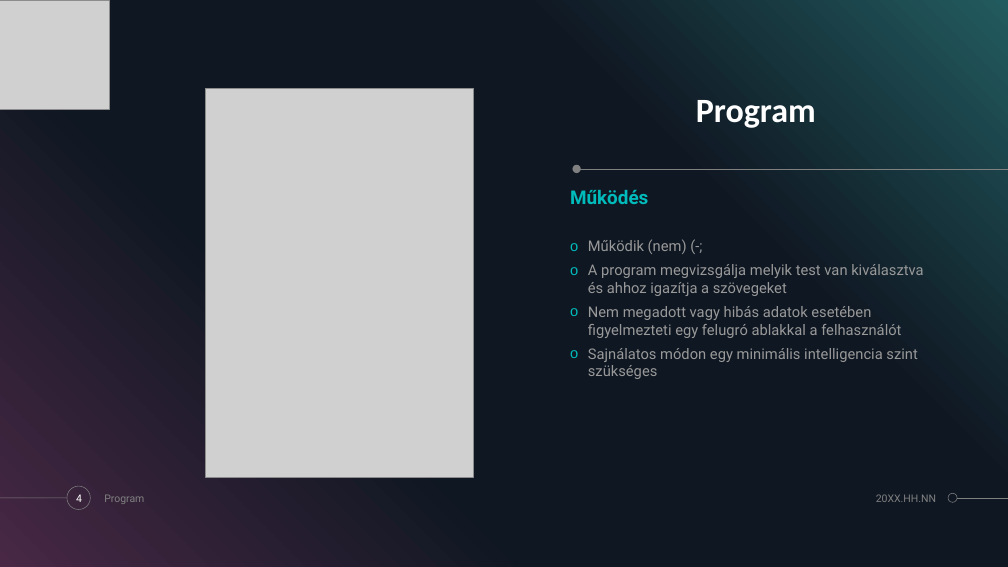
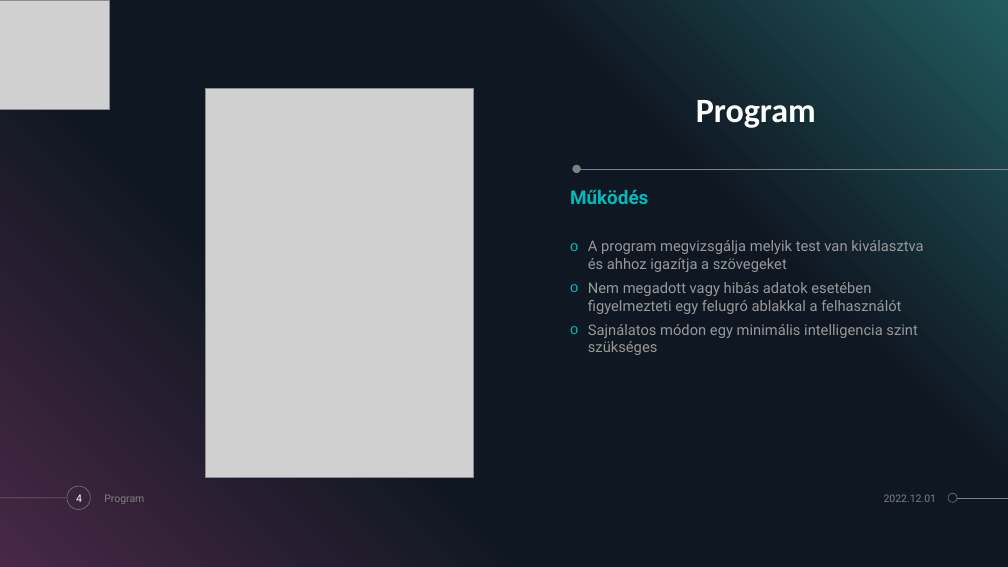
Before and after one commit to zamboilles21/terfelszinszamitas, a slide deck: slide 4 of documentation/PPT/TerFelSzoft.pptx. Drawn at 1008x567 pixels with LibreOffice and Linux fonts; fonts in the diff are those of the drawing; grey boxes stand for pictures. Boxes give left, top, right and bottom in pixels: in the first picture for what was removed or moved away, otherwise in the second. Text is boxed around its words. In the diff, an @@ line names an element or a change of style, - is before the commit and + after.

```diff
--- a/documentation/PPT/TerFelSzoft.pptx
+++ b/documentation/PPT/TerFelSzoft.pptx
@@ text at <box>588,239,687,254</box>: paragraph removed @@
-o Működik (nem) (-;
@@ text at <box>884,494,937,502</box>: text changed @@
-20XX.HH.NN
+2022.12.01
```
Also in this commit, not shown: 6 other slides changed, 3 slides removed.
